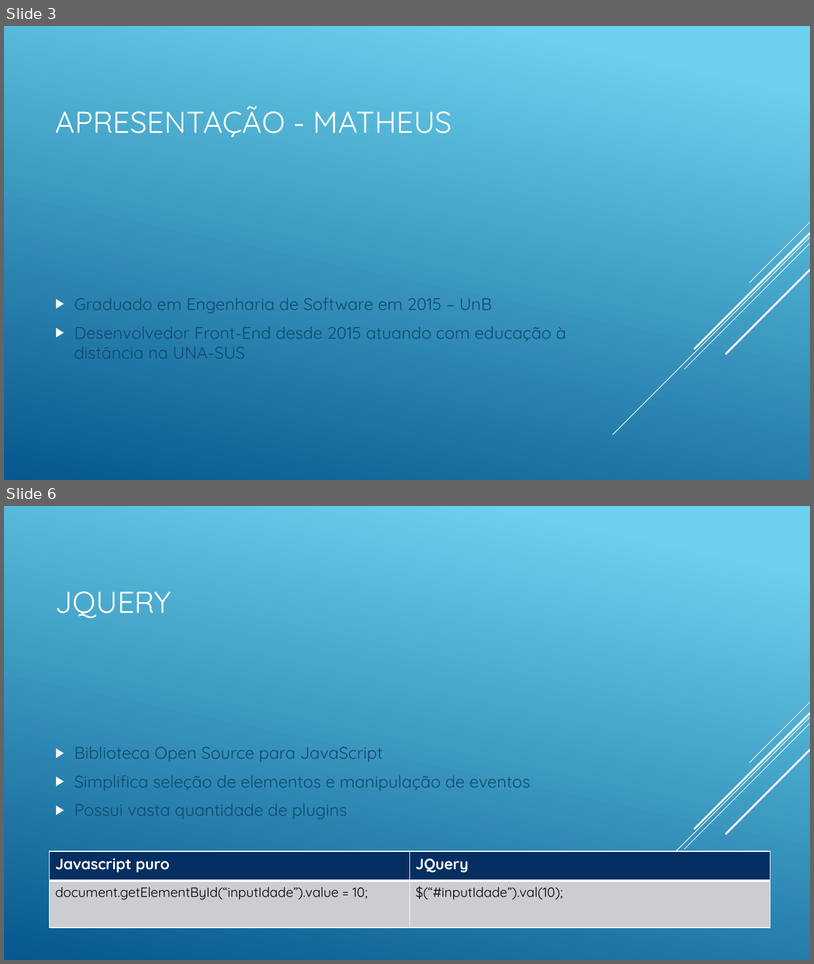
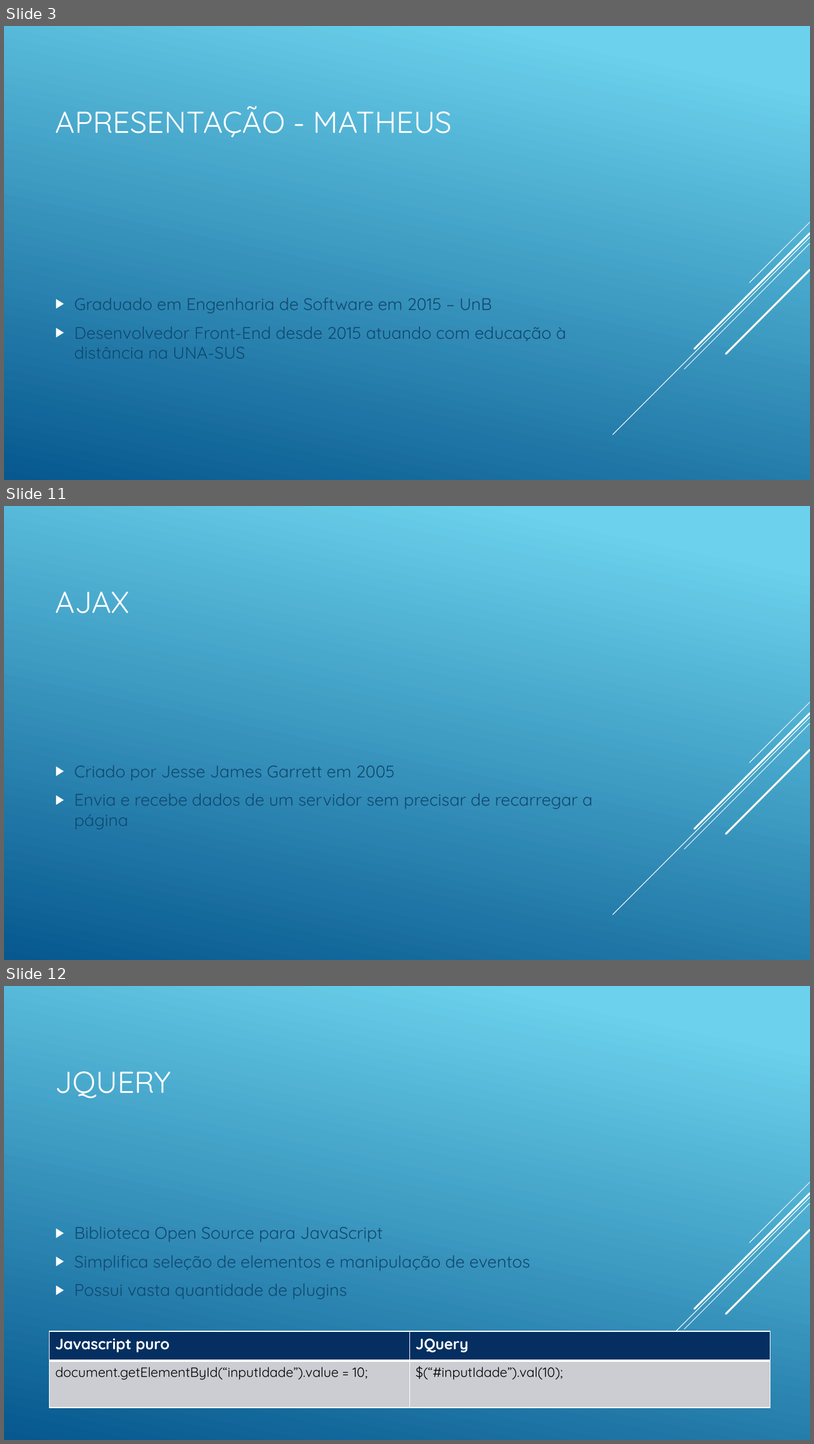
Before and after one commit to matheustristao/AulaFrontEnd, a slide deck: front-end.pptx. Shown one above the other, each under a label of ours: slides 3 and 6 before the commit, slides 3, 11 and 12 after it; the slides between them are not shown. The pictures are 814x964 and 814x1444 pixels, drawn with LibreOffice and Linux fonts; fonts in the diff are those of the drawing. Boxes give left, top, right and bottom in pixels: in the first picture for what was removed or moved away, otherwise in the second. Text is boxed around its words. In the diff, an @@ line names an element or a change of style, - is before the commit and + after.

```diff
--- a/front-end.pptx
+++ b/front-end.pptx
@@ slide 11 added at (x1=4, y1=506, x2=810, y2=960), background gradient #6ED2EB to #06588E; not listed: 5 template elements that a slide beside it also shows @@
@@ title added at (x1=56, y1=591, x2=130, y2=613), 36 pt, text #FFFFFF @@
+AJAX
@@ text added at (x1=74, y1=765, x2=593, y2=829), 20 pt, text #0F496F @@
+▶ Criado por Jesse James Garrett em 2005
+▶ Envia e recebe dados de um servidor sem precisar de recarregar a página
@@ what was slide 6 is now slide 12 @@
```
Also in this commit, not shown: 1 slide changed, 7 other slides added, 1 slide removed, 1 other file.
